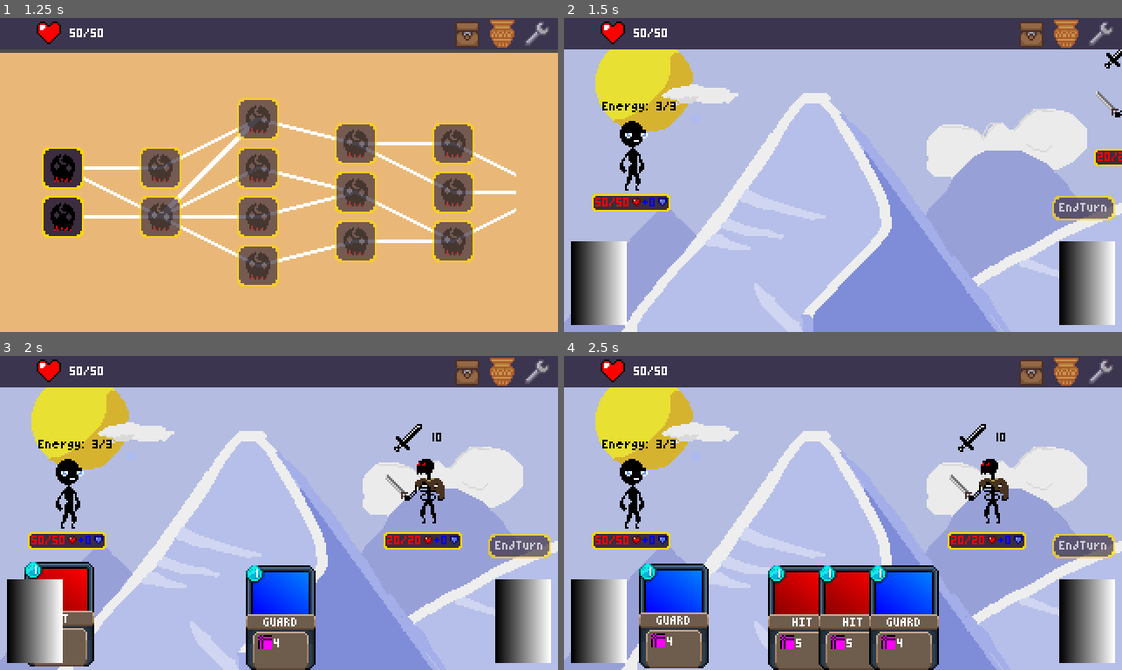
Above: before the commit, frames 1-4 (two rows, left to right).
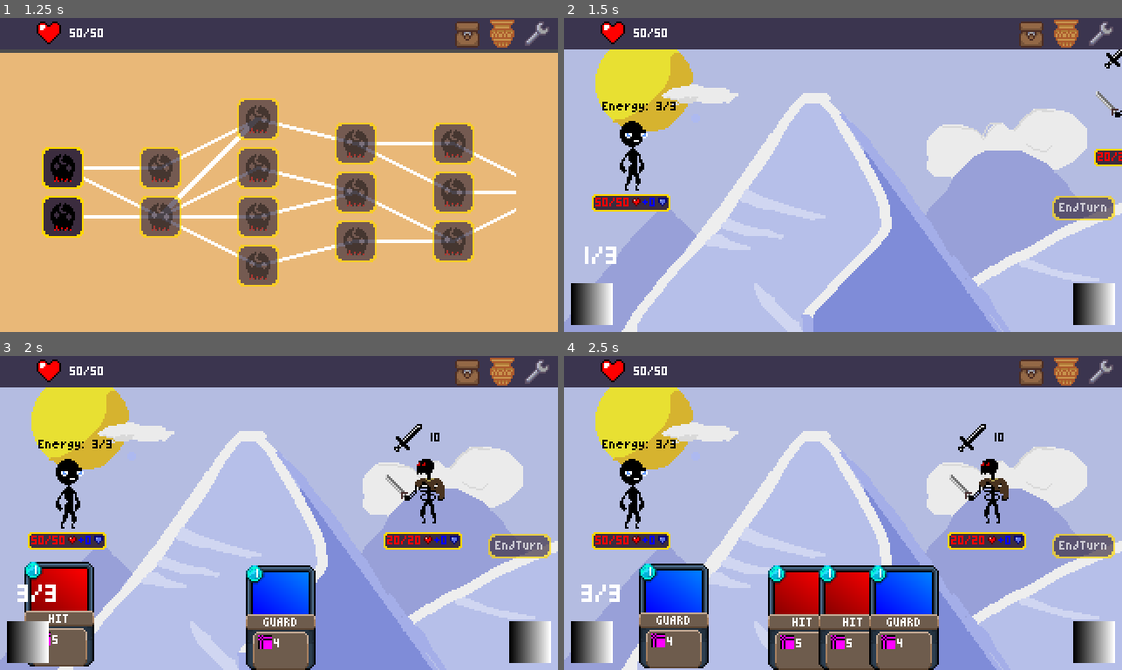
Above: after the commit, the same moments.

Repository: Morph1s/Psychopompos
Game: Godot game, scene res://scenes/main.tscn
The game is run twice, just before and just after one commit, with the same random seed, the same clock (stepped at 60 frames per second) and the same inputs.
Inputs (mouse positions are in pixels of both pictures, inside the frame that each line leads up to):
- Up to frame 1 (1.25 s): click "START RUN" at 0.5 s
- Up to frame 2 (1.5 s): click (625, 168) at 1.27 s
- Up to frame 3 (2 s): no input
- Up to frame 4 (2.5 s): move the mouse to (843, 616) at 2.02 s; click (843, 616) at 2.1 s

Frame 1 is identical in both runs. In frame 2, 4.6% of the frame differs, in the area x 1-99%, y 71-98%; in frame 3, 4.6%; in frame 4, 4.6%, in the area x 1-99%, y 24-98%.

Commit message:
feat: energy hud logic and calculations
implemented calcualtions. visuals are not final.

Diff:
--- a/scenes/ui/battle_ui.tscn
+++ b/scenes/ui/battle_ui.tscn
@@ -1,21 +1,22 @@
-[gd_scene load_steps=7 format=3 uid="uid://c4e78agpxhvh3"]
+[gd_scene load_steps=8 format=3 uid="uid://c4e78agpxhvh3"]
 
 [ext_resource type="Script" uid="uid://do01jrwml771o" path="res://scripts/battle/battle_ui.gd" id="1_2hywk"]
 [ext_resource type="Theme" uid="uid://gu54ssij03su" path="res://resources/theme/main_theme.tres" id="1_uu5og"]
+[ext_resource type="Texture2D" uid="uid://cvcjdtjyphia7" path="res://assets/graphics/ui/hud_heart.png" id="3_ebl3e"]
 
 [sub_resource type="Gradient" id="Gradient_cymlh"]
 
 [sub_resource type="GradientTexture2D" id="GradientTexture2D_8apll"]
 gradient = SubResource("Gradient_cymlh")
-width = 32
-height = 48
+width = 24
+height = 24
 
 [sub_resource type="Gradient" id="Gradient_5ildr"]
 
 [sub_resource type="GradientTexture2D" id="GradientTexture2D_1mqim"]
 gradient = SubResource("Gradient_5ildr")
-width = 32
-height = 48
+width = 24
+height = 24
 
 [node name="BattleUI" type="Control"]
 z_index = 1
@@ -54,6 +55,7 @@
 offset_bottom = -4.0
 grow_vertical = 0
 texture = SubResource("GradientTexture2D_8apll")
+stretch_mode = 2
 
 [node name="DiscardPile" type="TextureRect" parent="."]
 layout_mode = 1
@@ -67,6 +69,57 @@
 grow_horizontal = 0
 grow_vertical = 0
 texture = SubResource("GradientTexture2D_1mqim")
+stretch_mode = 2
+
+[node name="Energy" type="Control" parent="."]
+anchors_preset = 0
+offset_left = 10.0
+offset_top = 131.0
+offset_right = 10.0
+offset_bottom = 131.0
+
+[node name="EnergyText" type="Label" parent="Energy"]
+layout_mode = 0
+offset_right = 40.0
+offset_bottom = 5.0
+theme_override_font_sizes/font_size = 12
+text = "1/3"
+
+[node name="ConsequenceContainer" type="VBoxContainer" parent="Energy"]
+layout_mode = 0
+offset_left = 28.0
+offset_top = 2.0
+offset_right = 41.0
+offset_bottom = 18.0
+theme_override_constants/separation = 1
+
+[node name="EnergyCostContainer" type="HBoxContainer" parent="Energy/ConsequenceContainer"]
+visible = false
+layout_mode = 2
+theme_override_constants/separation = 0
+
+[node name="EnergyCostText" type="Label" parent="Energy/ConsequenceContainer/EnergyCostContainer"]
+layout_mode = 2
+theme_override_colors/font_color = Color(0.141176, 0.592157, 1, 1)
+text = "-1"
+
+[node name="EnergyIcon" type="TextureRect" parent="Energy/ConsequenceContainer/EnergyCostContainer"]
+layout_mode = 2
+
+[node name="HitpointCostContainer" type="HBoxContainer" parent="Energy/ConsequenceContainer"]
+visible = false
+layout_mode = 2
+theme_override_constants/separation = 0
+
+[node name="HitpointCostText" type="Label" parent="Energy/ConsequenceContainer/HitpointCostContainer"]
+layout_mode = 2
+theme_override_colors/font_color = Color(1, 0, 0, 1)
+text = "-5"
+
+[node name="HitpointsIcon" type="TextureRect" parent="Energy/ConsequenceContainer/HitpointCostContainer"]
+layout_mode = 2
+texture = ExtResource("3_ebl3e")
+stretch_mode = 2
 
 [connection signal="button_up" from="EndTurnButton" to="." method="_on_end_turn_button_button_up"]
 [connection signal="gui_input" from="DrawPile" to="." method="_on_draw_pile_gui_input"]
--- a/scripts/battle/battle_ui.gd
+++ b/scripts/battle/battle_ui.gd
@@ -2,9 +2,18 @@
 extends Control
 
 @onready var end_turn_button: Button = $EndTurnButton
+@onready var energy_text = $Energy/EnergyText
+@onready var energy_cost_container = $Energy/ConsequenceContainer/EnergyCostContainer
+@onready var energy_cost_text = $Energy/ConsequenceContainer/EnergyCostContainer/EnergyCostText
+@onready var hitpoint_cost_container = $Energy/ConsequenceContainer/HitpointCostContainer
+@onready var hitpoint_cost_text = $Energy/ConsequenceContainer/HitpointCostContainer/HitpointCostText
+
 
 func _ready() -> void:
 	EventBusHandler.set_player_control.connect(_on_eventbus_set_player_control)
+	EventBusHandler.card_selected.connect(_on_event_bus_card_selected)
+	EventBusHandler.card_deselected.connect(_on_event_bus_card_deselected)
+	RunData.player_stats.energy_changed.connect(_on_run_data_player_stats_energy_changed)
 
 func _on_discard_pile_gui_input(event: InputEvent) -> void:
 	if event.is_action_released("left_click") and not get_tree().get_first_node_in_group("card_piles").discard_pile.is_empty():
@@ -20,3 +29,29 @@
 
 func _on_eventbus_set_player_control(value: bool) -> void:
 	end_turn_button.disabled = not value
+
+#region energy hud
+
+func _on_run_data_player_stats_energy_changed(energy_value: int, maximum_energy: int) -> void:
+	energy_text.text = "%d/%d" % [clamp(energy_value, 0, 99), maximum_energy]
+
+func _on_event_bus_card_selected(cost: int) -> void:
+	var energy_after_paying_cost: int = RunData.player_stats.current_energy - cost
+
+	if energy_after_paying_cost < 0:
+		var excess_energy_payment = clamp(-energy_after_paying_cost, 0, cost)
+
+		energy_cost_text.text = "-%d" % [cost - excess_energy_payment]
+		energy_cost_container.show()
+
+		hitpoint_cost_text.text = "-%d" % [RunData.player_stats.hp_loss_from_energy_calculation(excess_energy_payment)]
+		hitpoint_cost_container.show()
+	else:
+		energy_cost_text.text = "-%d" % [cost]
+		energy_cost_container.show()
+
+func _on_event_bus_card_deselected() -> void:
+	hitpoint_cost_container.hide()
+	energy_cost_container.hide()
+
+#endregion
--- a/scripts/battle/card_handler.gd
+++ b/scripts/battle/card_handler.gd
@@ -140,6 +140,8 @@
 
 	await card.play(hovered_enemy_id)
 
+	EventBusHandler.card_deselected.emit()
+
 	await discard_card(card)
 
 	playing_card = false
@@ -237,8 +239,10 @@
 func _select_card() -> void:
 	if selected_card:
 		selected_card.highlight(Card.HighlightMode.NONE)
+		EventBusHandler.card_deselected.emit()
 	highlighted_card.highlight(Card.HighlightMode.SELECTED)
 	selected_card = highlighted_card
+	EventBusHandler.card_selected.emit(selected_card.card_type.energy_cost)
 	# maybe add feedback whether the card is targeted or untargeted
 
 func _deselect_selected_card() -> void:
@@ -248,6 +252,8 @@
 	else:
 		selected_card.highlight(Card.HighlightMode.NONE)
 		selected_card = null
+
+	EventBusHandler.card_deselected.emit()
 
 	_set_mouse_cursor()
 
--- a/scripts/card/card.gd
+++ b/scripts/card/card.gd
@@ -107,8 +107,7 @@
 func play(target_id: int = -1) -> void:
 
 	# pay energy cost
-	for energy in card_type.energy_cost:
-		RunData.player_stats.lose_one_energy()
+	RunData.player_stats.pay_energy(card_type.energy_cost)
 
 	# return if the card cost killed the player
 	if RunData.player_stats.current_hitpoints < 1:
--- a/scripts/custom_resources/player_stats.gd
+++ b/scripts/custom_resources/player_stats.gd
@@ -16,7 +16,11 @@
 @export var card_draw_amount: int = 5
 @export var coins: int = 0
 
-func lose_one_energy() -> void:
-	current_energy -= 1
-	if current_energy < 0 :
-		lose_hp(current_energy*current_energy)
+
+func pay_energy(amount: int) -> void:
+	current_energy -= amount
+	if current_energy < 0:
+			lose_hp(hp_loss_from_energy_calculation(clamp(-current_energy, 0, amount)))
+
+func hp_loss_from_energy_calculation(energy_overpayed: int) -> int:
+	return 5 * energy_overpayed
--- a/scripts/global/event_bus_handler.gd
+++ b/scripts/global/event_bus_handler.gd
@@ -15,6 +15,8 @@
 signal show_map
 signal back_to_battle
 signal cards_drawn
+signal card_selected(cost: int)
+signal card_deselected
 
 
 ## disposes all connections of all events
Not shown, changed: assets/graphics/ui/theme/small_pixel_font.fnt
Binary file changed: assets/graphics/ui/theme/small_pixel_font.png
